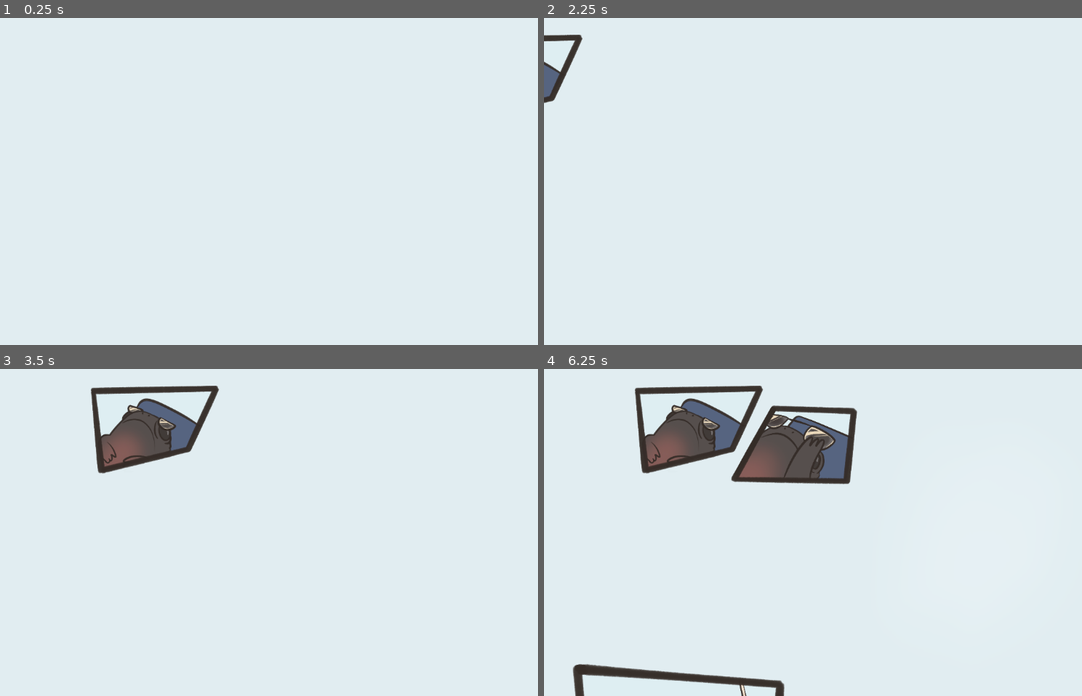
Above: before the commit, frames 1-4 (two rows, left to right).
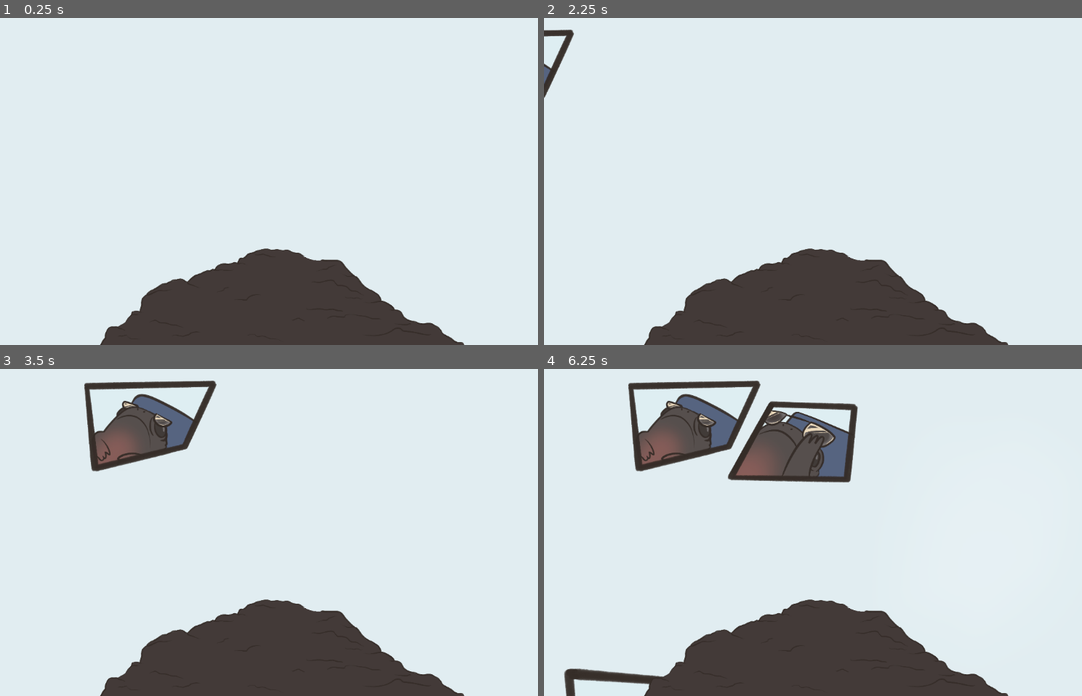
Above: after the commit, the same moments.

Repository: ygda-org/frog-jam
Game: Godot game, scene res://scenes/intro_cutscene.tscn
Same seed, same stepped clock (60 frames per second), same inputs: the game is played once before the commit and once after it. This scene is started directly instead of the project's main scene.
Inputs (mouse positions are in pixels of both pictures, inside the frame that each line leads up to):
- Up to frame 1 (0.25 s): no input
- Up to frame 2 (2.25 s): tap Enter at 0.5, 2 s; move the mouse to (963, 165) at 0.52 s; click (963, 165) at 0.67 s; tap Space at 1.25 s; move the mouse to (716, 197) at 1.27 s; click (716, 197) at 1.42 s; move the mouse to (893, 109) at 2.02 s; click (893, 109) at 2.17 s
- Up to frame 3 (3.5 s): move the mouse to (263, 597) at 2.77 s; click (263, 597) at 2.92 s
- Up to frame 4 (6.25 s): tap Space at 3.5, 5.75 s; move the mouse to (1006, 581) at 3.52 s; click (1006, 581) at 3.67 s; tap Enter at 4.25 s; move the mouse to (662, 483) at 4.27 s; click (662, 483) at 4.42 s; move the mouse to (861, 532) at 5.02 s; click (861, 532) at 5.17 s; move the mouse to (748, 450) at 5.77 s; click (748, 450) at 5.92 s

The runs differ from the first frame. In frame 1, 12% of the frame differs, in the area x 18-87%, y 70-100%; in frame 2, 13%; in frame 3, 15%; in frame 4, 17%, in the area x 3-87%, y 3-100%.

Commit message:
Intro scene 2

Diff:
--- a/scenes/intro_cutscene.gd
+++ b/scenes/intro_cutscene.gd
@@ -4,33 +4,55 @@
 
 const SLIDE_SPEED = 1300
 
-@onready var panels = [$Panel1, $Panel2, $Panel3, $Panel4, $Panel5, $Panel6, $Panel7, $Panel8]
-var velocities = [Vector2(), Vector2(), Vector2(), Vector2(), Vector2(), Vector2(), Vector2(), Vector2()]
+var delta_global
 
-func _ready():
-	panels[4].set_modulate(Color(1, 1, 1, 0))
+var ground_ready = false
+
+@onready var panels = [$Panel1, $Panel2, $Panel3, $Panel4, $Panel5, $Panel6, $Panel7, $Panel8, $Panel9, $Panel10, $Panel11]
+var velocities = [Vector2(), Vector2(), Vector2(), Vector2(), Vector2(), Vector2(), Vector2(), Vector2(), Vector2(), Vector2(), Vector2()]
+
 
 func _on_timer_timeout():
 	print(current_panel)
-	if current_panel == 8:
+	if current_panel == 11:
 		$Timer.queue_free()
 		return
 	enable(panels[current_panel])
 	current_panel += 1
+	if current_panel == 9:
+		$Ground_fade_delay.start()
 
 func enable(panel: Sprite2D):
 	panel.visible = true
 	velocities[current_panel] = panel.position.direction_to(Vector2(0, 0))
-	if current_panel == 5:
+	if current_panel == 5 or current_panel == 10:
 		velocities[current_panel] = velocities[current_panel] * 4
 
 func _process(delta):
-	for i in range(8):
-		if (i == 3 or i == 4 or i == 6 or i == 7) and i <= current_panel:
+	delta_global = delta
+	for i in range(11):
+		if (i == 3 or i == 4 or i == 6 or i == 7) and i <= current_panel and current_panel <= 8:
 			fade_in(i, delta)
+		if ground_ready:
+			fade_in(9, delta)
 		panels[i].position += velocities[i] * SLIDE_SPEED * delta
 		if panels[i].position.x > -10 and panels[i].position.x < 10 and panels[i].position.y > -10 and panels[i].position.y < 10:
 			velocities[i] = Vector2(0,0)
+	if (current_panel == 8):
+		fade_out_up_to(8, delta)
 
 func fade_in(index: int, delta):
 	panels[index].set_modulate(lerp(panels[index].get_modulate(), Color(1,1,1,1), delta*1.2))
+
+func fade_out_up_to(index: int, delta):
+	for i in range(index):
+		fade_out(i, delta)
+
+func fade_out(index: int, delta):
+	panels[index].set_modulate(lerp(panels[index].get_modulate(), Color(1,1,1,-1), delta*5))
+	if panels[index].get_modulate() == Color(1,1,1,1):
+		panels[index].visible = false
+
+
+func _on_ground_fade_delay_timeout():
+	ground_ready = true
--- a/scenes/intro_cutscene.tscn
+++ b/scenes/intro_cutscene.tscn
@@ -9,6 +9,9 @@
 [ext_resource type="Texture2D" uid="uid://cphqjil1rwhwf" path="res://assets/images/intro/scene_1-6.png" id="7_rh6bc"]
 [ext_resource type="Texture2D" uid="uid://w02rteuow1qv" path="res://assets/images/intro/scene_1-7.png" id="8_3jwfw"]
 [ext_resource type="Texture2D" uid="uid://jatb86x1dpp1" path="res://assets/images/intro/scene_1-8.png" id="9_ndqjh"]
+[ext_resource type="Texture2D" uid="uid://b7i0vll5bk6te" path="res://assets/images/intro/scene_2-1.png" id="10_pbanw"]
+[ext_resource type="Texture2D" uid="uid://bpryav6l5qbx8" path="res://assets/images/intro/scene_2-2.png" id="11_fxsd4"]
+[ext_resource type="Texture2D" uid="uid://xsfyahkytsdn" path="res://assets/images/intro/scene_2-3.png" id="12_rqbdd"]
 
 [node name="IntroCutscene" type="Node2D"]
 script = ExtResource("1_on3y1")
@@ -30,6 +33,7 @@
 texture = ExtResource("5_fxsd4")
 
 [node name="Panel5" type="Sprite2D" parent="."]
+modulate = Color(1, 1, 1, 0)
 texture = ExtResource("6_rqbdd")
 
 [node name="Panel6" type="Sprite2D" parent="."]
@@ -49,7 +53,7 @@
 autostart = true
 
 [node name="Camera2D" type="Camera2D" parent="."]
-zoom = Vector2(0.3, 0.3)
+zoom = Vector2(0.31, 0.31)
 
 [node name="BG" type="ColorRect" parent="."]
 z_index = -1
@@ -60,4 +64,20 @@
 scale = Vector2(112.993, 70.0458)
 color = Color(0.882353, 0.929412, 0.945098, 1)
 
+[node name="Panel9" type="Sprite2D" parent="."]
+position = Vector2(0, -1200)
+texture = ExtResource("10_pbanw")
+
+[node name="Panel10" type="Sprite2D" parent="."]
+texture = ExtResource("11_fxsd4")
+
+[node name="Panel11" type="Sprite2D" parent="."]
+position = Vector2(3000, 0)
+texture = ExtResource("12_rqbdd")
+
+[node name="Ground_fade_delay" type="Timer" parent="."]
+wait_time = 2.5
+one_shot = true
+
 [connection signal="timeout" from="Timer" to="." method="_on_timer_timeout"]
+[connection signal="timeout" from="Ground_fade_delay" to="." method="_on_ground_fade_delay_timeout"]
Binary file added: assets/images/intro/scene_2-1.png
Not shown, added: assets/images/intro/scene_2-1.png.import
Binary file added: assets/images/intro/scene_2-2.png
Not shown, added: assets/images/intro/scene_2-2.png.import
Binary file added: assets/images/intro/scene_2-3.png
Not shown, added: assets/images/intro/scene_2-3.png.import
Not shown: 1 places in scenes/intro_cutscene.tscn that only renumber resources
